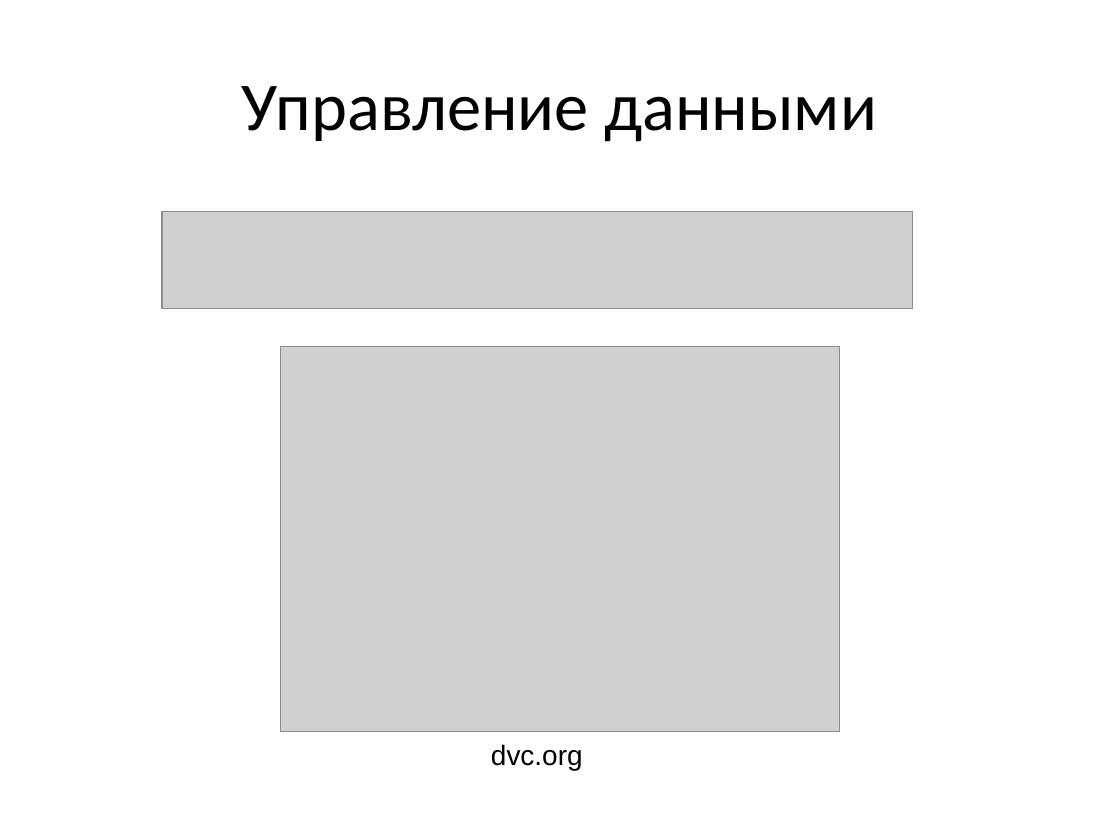
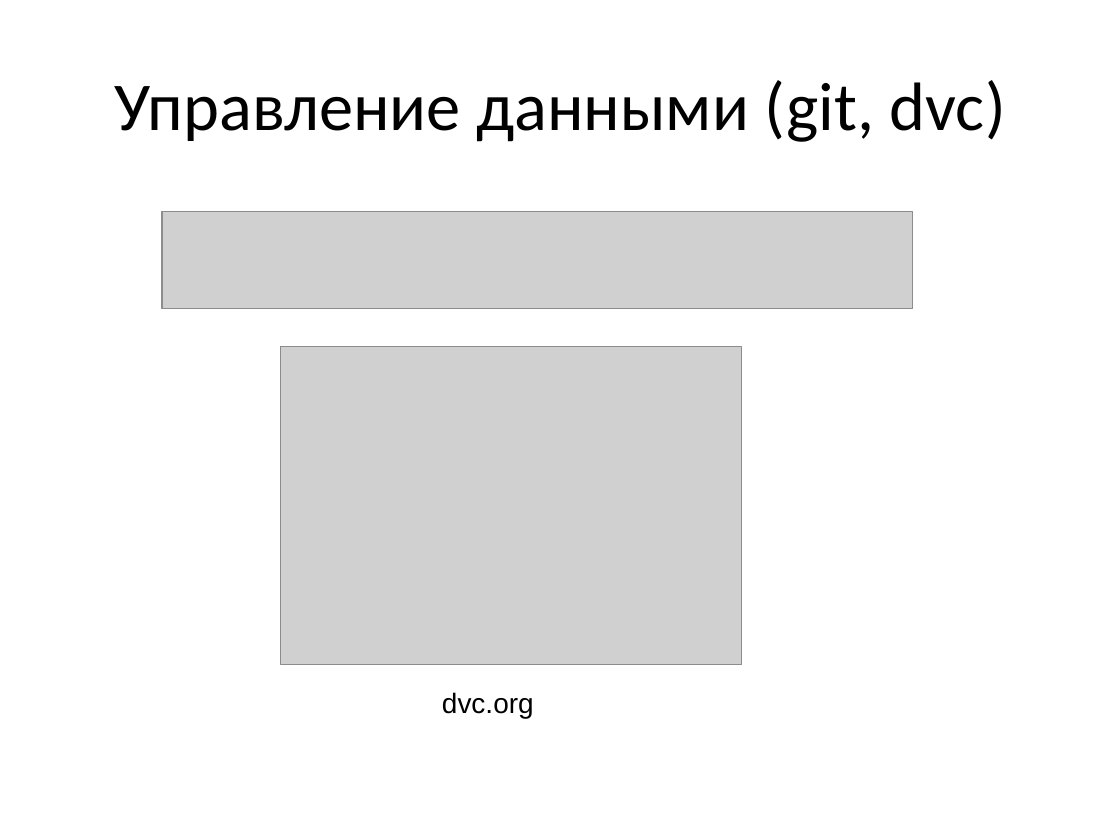
Before and after one commit to CyberLympha/Data-Science-Course, a slide deck: slide 15 of презентации/Инфраструктура для работы с большими данными и ML.ppt (slide 14 before the commit). Drawn at 1120x840 pixels with LibreOffice and Linux fonts; fonts in the diff are those of the drawing; grey boxes stand for pictures. Boxes give left, top, right and bottom in pixels: in the first picture for what was removed or moved away, otherwise in the second. Text is boxed around its words. In the diff, an @@ line names an element or a change of style, - is before the commit and + after.

```diff
--- a/презентации/Инфраструктура для работы с большими данными и ML.ppt
+++ b/презентации/Инфраструктура для работы с большими данными и ML.ppt
@@ title at <box>114,80,1006,142</box>: text changed @@
-Управление данными
+Управление данными (git, dvc)
@@ picture: place and size @@
-picture at <box>281,347,840,732</box>
+picture at <box>281,347,743,665</box>
@@ text "dvc.org": place and size @@
-text "dvc.org" at <box>491,744,583,770</box>
+text "dvc.org" at <box>442,692,534,718</box>
```
Also in this commit, not shown: 3 other slides changed, 2 slides added, 1 slide removed, 12 other files.
